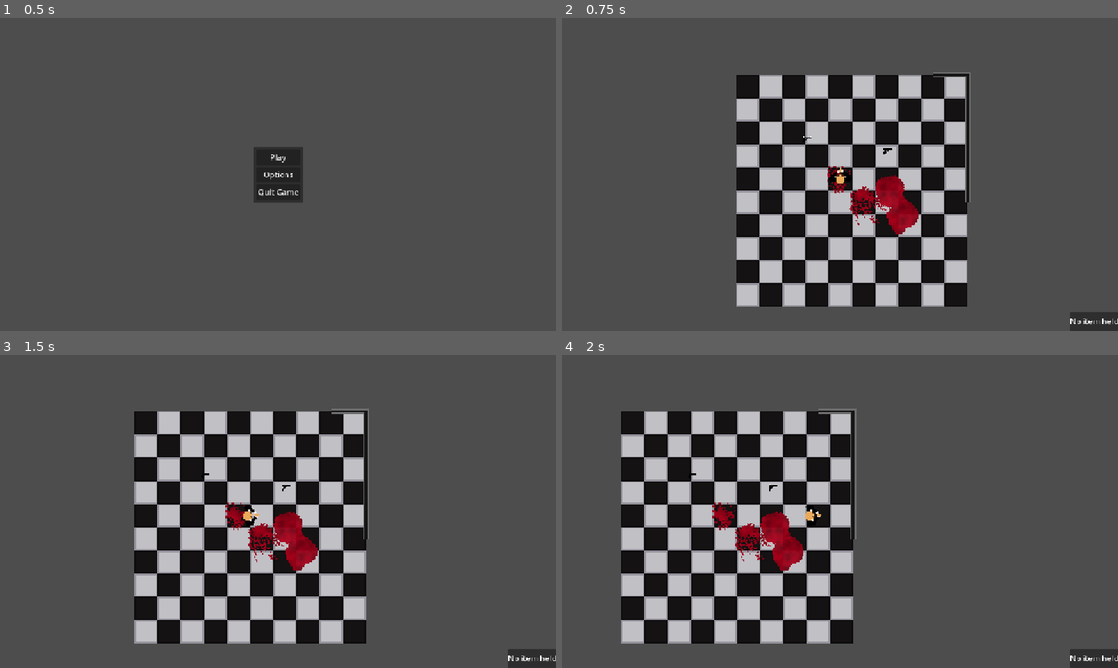
Above: before the commit, frames 1-4 (two rows, left to right).
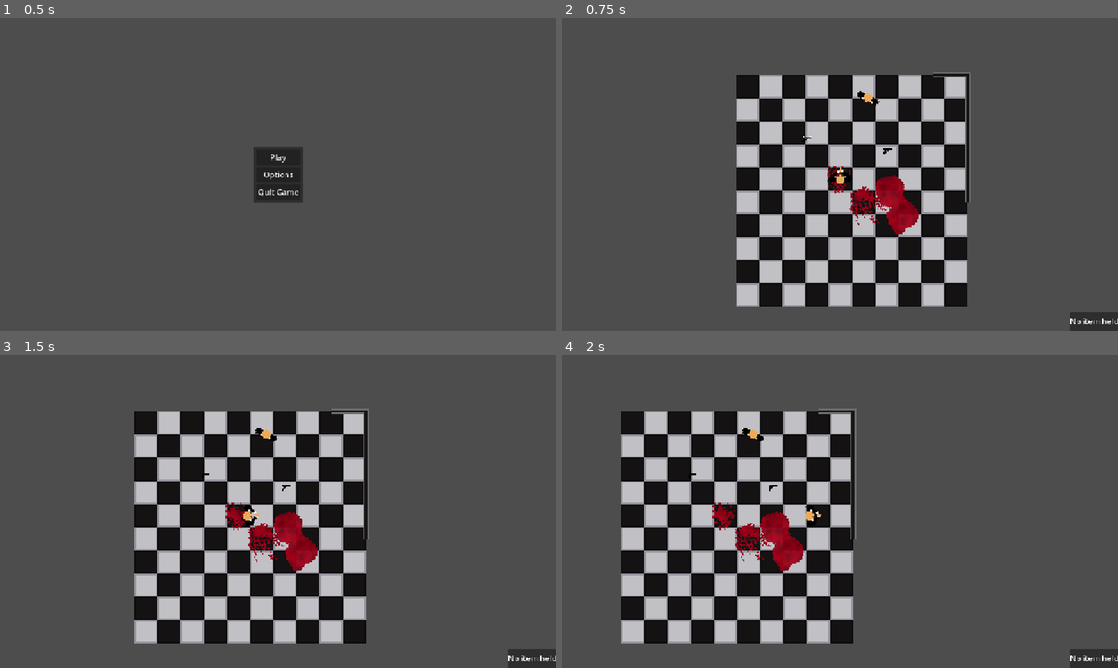
Above: after the commit, the same moments.

Repository: sparkworm/STATE
Game: Godot game, scene res://scenes/game.tscn
Same seed, same stepped clock (60 frames per second), same inputs: the game is played once before the commit and once after it.
Inputs (mouse positions are in pixels of both pictures, inside the frame that each line leads up to):
- Up to frame 1 (0.5 s): no input
- Up to frame 2 (0.75 s): click "Play" at 0.5 s
- Up to frame 3 (1.5 s): tap Enter at 1.25 s; move the mouse to (400, 495) at 1.27 s; press the mouse at (400, 495) at 1.28 s; hold D (move_right) from 1.28 s (still down)
- Up to frame 4 (2 s): keep holding D (move_right)

Frame 1 is identical in both runs. In frame 2, less than 0.1% of the frame differs, in the area x 53-58%, y 23-28%; in frame 3, less than 0.1%, in the area x 45-50%, y 23-28%; in frame 4, less than 0.1%.

Commit message:
Added Test Dummy to later test blood effects with.

Diff:
--- a/project_time.json
+++ b/project_time.json
@@ -1,14 +1,14 @@
 {
-  "2D": 6607.0,
+  "2D": 6957.0,
   "3D": 0.0,
   "ASSETLIB": 0.0,
-  "GAME": 3662.0,
-  "SCRIPT": 29017.0,
+  "GAME": 3671.0,
+  "SCRIPT": 29023.0,
   "current_screen": "2D",
-  "external_time": 21296.0,
+  "external_time": 21329.0,
   "idle_time": 180.0,
   "idle_time_out": 5.0,
-  "project_time": 39303.0,
+  "project_time": 39668.0,
   "rest_time_enabled": false,
   "rest_time_value": 15.0
 }
--- /dev/null
+++ b/scenes/characters/test_dummy.tscn
@@ -0,0 +1,13 @@
+[gd_scene load_steps=4 format=3 uid="uid://ck3ujtyyckoqq"]
+
+[ext_resource type="PackedScene" uid="uid://bou5t0p158o7h" path="res://scenes/parent/character.tscn" id="1_pis1j"]
+[ext_resource type="Texture2D" uid="uid://drgyodho8wjm6" path="res://textures/character/shoulders_1.png" id="2_s5exy"]
+[ext_resource type="Texture2D" uid="uid://d0gk2kblt6qpi" path="res://textures/character/head_1.png" id="3_l8q65"]
+
+[node name="TestDummy" instance=ExtResource("1_pis1j")]
+
+[node name="Torso" parent="Body" index="1"]
+texture = ExtResource("2_s5exy")
+
+[node name="Head" parent="Body" index="2"]
+texture = ExtResource("3_l8q65")
--- a/scenes/levels/test_level.tscn
+++ b/scenes/levels/test_level.tscn
@@ -1,8 +1,9 @@
-[gd_scene load_steps=4 format=4 uid="uid://dpv7q5qho85yi"]
+[gd_scene load_steps=5 format=4 uid="uid://dpv7q5qho85yi"]
 
 [ext_resource type="PackedScene" uid="uid://sxyrpr61lxuf" path="res://scenes/parent/level.tscn" id="1_jbqir"]
 [ext_resource type="PackedScene" uid="uid://tih2ouwvuyvd" path="res://scenes/effects/blood_decal.tscn" id="2_yautc"]
 [ext_resource type="PackedScene" uid="uid://8ywbtdqu13np" path="res://scenes/interactable/dropped_glock_17.tscn" id="3_fr1um"]
+[ext_resource type="PackedScene" uid="uid://ck3ujtyyckoqq" path="res://scenes/characters/test_dummy.tscn" id="4_v45ci"]
 
 [node name="TestLevel" instance=ExtResource("1_jbqir")]
 
@@ -46,3 +47,7 @@
 
 [node name="Player" parent="Characters" index="0"]
 item_drop_force = 100.0
+
+[node name="TestDummy" parent="Characters" index="1" instance=ExtResource("4_v45ci")]
+position = Vector2(19, -56)
+rotation = 2.00692
